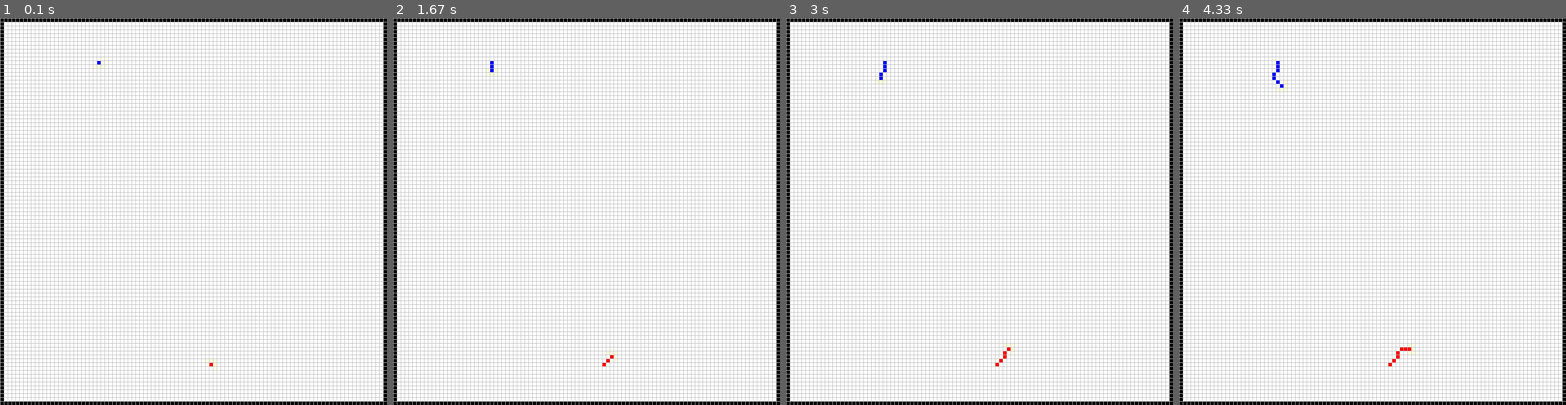
Above: before the commit, frames 1-4 (left to right).
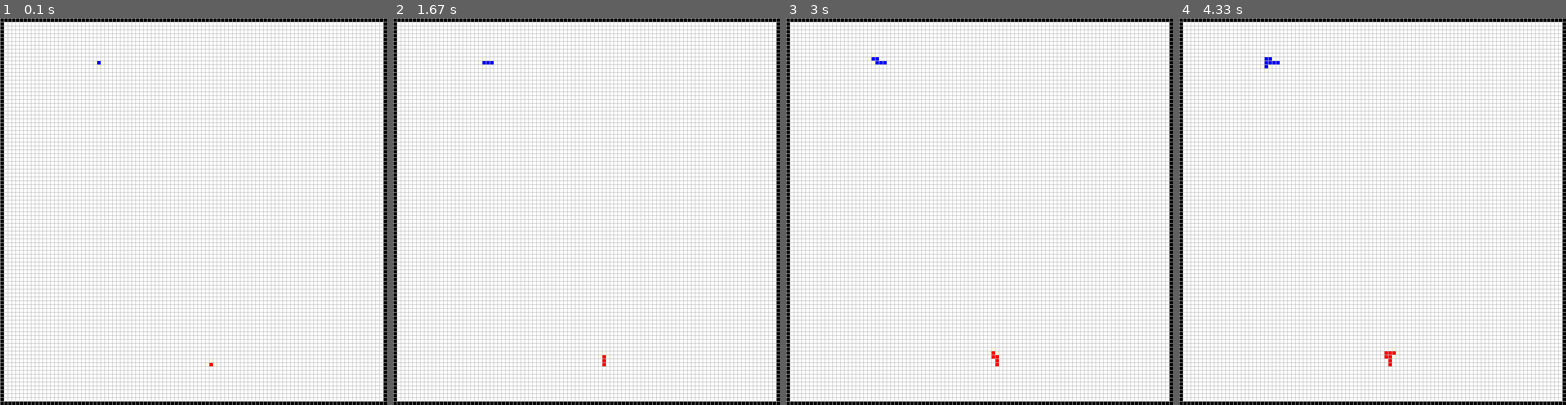
Above: after the commit, the same moments.

Repository: skulumani/tron
Game: pygame game, started from interface.py
The game is run twice, just before and just after one commit, with the same random seed, the same clock (stepped at 60 frames per second) and the same inputs.
Inputs:
- Up to frame 1 (0.1 s): no input
- Up to frame 2 (1.67 s): hold Right 0.33-0.8 s; hold Up 0.83-1.33 s; hold Right from 1.37 s (still down)
- Up to frame 3 (3 s): release Right at 2.1 s; hold Left 2.13-2.98 s
- Up to frame 4 (4.33 s): hold Left 3.02-3.93 s; hold Up from 3.97 s (still down)

The runs differ from the first frame. In frame 1, less than 0.1% of the frame differs, in the area x 24-56%, y 10-91%; in frame 2, 0.2%; in frame 3, 0.2%; in frame 4, 0.3%, in the area x 21-61%, y 10-89%.

Commit message:
Only make cardinal motion.
Correct unit tests

Diff:
--- a/dumb_agent.py
+++ b/dumb_agent.py
@@ -29,9 +29,9 @@
     """Go forward mostly but sometimes turn"""
     rand = np.random.rand()
     if rand < 0.2:
-        move = tron.Turn.LEFT_45
+        move = tron.Turn.LEFT_90
     elif rand > 0.8:
-        move = tron.Turn.RIGHT_45
+        move = tron.Turn.RIGHT_90
     else:
         move = tron.Turn.STRAIGHT
 
--- a/interface.py
+++ b/interface.py
@@ -144,9 +144,9 @@
                 if event.key in (pygame.K_ESCAPE, pygame.K_q):
                     self.running = False
                 elif event.key in (pygame.K_RIGHT,):
-                    action = tron.Turn.RIGHT_45
+                    action = tron.Turn.RIGHT_90
                 elif event.key in (pygame.K_LEFT,):
-                    action = tron.Turn.LEFT_45
+                    action = tron.Turn.LEFT_90
                 elif event.key in (pygame.K_UP,):
 
                     action = tron.Turn.STRAIGHT
--- a/test_tron.py
+++ b/test_tron.py
@@ -17,30 +17,12 @@
         y = np.random.randint(0, 50)
         orientation = tron.Orientation.N # north facing
         steps = [(0, -1), # W
-                 (-1, -1), # NW
+                 # (-1, -1), # NW
                  (-1, 0), #N
-                 (-1, 1), # NE
+                 # (-1, 1), # NE
                  (0, 1)] # E
 
-        for action, step in zip(list(tron.Turn), steps):
-            player = tron.Player(y, x, orientation)
-            player.act(action)
-            dy, dx = step
-            yd = y + dy
-            xd = x + dx
-            print("Start: ({}, {}) Act: {} End: ({}, {})".format(y, x, action.name,player.y, player.x))
-            np.testing.assert_equal([player.y, player.x], [yd, xd])
-
-    def test_north_east_motion(self):
-        x = np.random.randint(0, 50)
-        y = np.random.randint(0, 50)
-        orientation = tron.Orientation.NE
-        steps = [(-1, -1), # NW
-                 (-1, 0), # N
-                 (-1, 1), # NE
-                 (0, 1), # E
-                 (1, 1)] # SE
-
+        # import pdb; pdb.set_trace()
         for action, step in zip(list(tron.Turn), steps):
             player = tron.Player(y, x, orientation)
             player.act(action)
@@ -55,11 +37,11 @@
     def test_front_crash_false(self):
         for ii in range(100):
             x = np.random.randint(0,100)
-            y = np.random.randint(0, 100)
-            player1 = tron.Player(y,x, tron.Orientation.N)
+            y = np.random.randint(0,100)
+            player1 = tron.Player(y, x, tron.Orientation.N)
             player2 = tron.Player(y+np.random.randint(1,5),x+np.random.randint(1,5), tron.Orientation.N)
-            assert player1.front_crash(player2) is False
-            assert player2.front_crash(player1) is False
+            assert player1.front_crash(player2) is tron.Status.VALID
+            assert player2.front_crash(player1) is tron.Status.VALID
 
     def test_front_crash_true(self):
         for ii in range(100):
@@ -67,8 +49,8 @@
             y = np.random.randint(0, 100)
             player1 = tron.Player(y,x, tron.Orientation.N)
             player2 = tron.Player(y,x, tron.Orientation.N)
-            assert player1.front_crash(player2) is True
-            assert player2.front_crash(player1) is True
+            assert player1.front_crash(player2) is tron.Status.CRASH_INTO_OPPONENT
+            assert player2.front_crash(player1) is tron.Status.CRASH_INTO_OPPONENT
 
 class TestTron():
 
@@ -118,7 +100,8 @@
         game.reset()
 
         # move forward
-        obs, done, status = game.move(0)
+        obs, done, status = game.move(tron.Turn.STRAIGHT)
+
         assert np.sum(obs['board'][:,:,1]) == 2
         assert done is False
         assert status[0] is tron.Status.VALID
@@ -128,8 +111,8 @@
         game.reset()
 
         for ii in range(10):
-            x = np.random.randint(1,100)
-            y = np.random.randint(1,100)
+            x = np.random.randint(1,99)
+            y = np.random.randint(1,99)
             player = tron.Player(y,x,tron.Orientation.N)
 
             status = game._validate_wall(player)
@@ -165,7 +148,7 @@
             y = obs['positions'][0][0]
             player = tron.Player(y,x,tron.Orientation.N)
             status = game._validate_tail(player)
-            assert status is tron.Status.CRASH_INTO_TAIL
+            assert status > 0
 
     def test_validate_n_players(self):
         game = tron.Tron(size=50, num_players=4)
--- a/tron.py
+++ b/tron.py
@@ -22,9 +22,9 @@
 
 class Turn(enum.IntEnum):
     LEFT_90 = -2
-    LEFT_45 = -1
+    # LEFT_45 = -1
     STRAIGHT = 0
-    RIGHT_45 = 1
+    # RIGHT_45 = 1
     RIGHT_90 = 2
 
 # TODO add a mapping from (x,y) to numpy grid location
@@ -38,12 +38,13 @@
              (1, 0), # S
              (1, -1), # SW
              (0, -1), # W
-             (-1, -1)] # NW
-
-    NORTH_FACING = [7, 1, 0]
-    SOUTH_FACING = [3, 4, 5]
-    EAST_FACING = [1, 2, 3]
-    WEST_FACING = [5,6,7]
+             (-1, -1) # NW
+             ]
+
+    NORTH_FACING = [0]
+    SOUTH_FACING = [4]
+    EAST_FACING = [2]
+    WEST_FACING = [6]
 
     ORIENTATION = [NORTH_FACING,
                    EAST_FACING,
@@ -85,7 +86,7 @@
 
     @staticmethod
     def future_move(y, x, orientation, action):
-        orientation = Orientation((orientation + action) % 8)
+        orientation = Orientation((orientation + action) % len(Orientation))
         dy, dx = Player.STEPS[orientation]
 
         x += dx
@@ -195,7 +196,7 @@
         """Return representation of game
 
         Returns:
-            observation (dict): Dictionary
+            observation (dict): Current game state
                 - board (np.array): nD array representing game board m x n x p
                     m: y coordinate - positive down
                     n: x coordinate - positive right
@@ -213,11 +214,9 @@
         """Move all the players
 
         Args:
-            actions (List[int]): List of actions for each player
+            actions (List[int]): List of actions for each player - Turn enumeration
                 -2: large CCW turn
-                -1: small CCW turn
                  0: no turn - straight
-                 1: small CW turn
                  2: big CW turn
 
         Returns:
@@ -229,7 +228,6 @@
                 2: player crashed into another tail
         """
         done = False
-
         status = [Status.VALID for ii in range(self.num_players)]
 
         # players are valid - move them first
@@ -237,23 +235,29 @@
             if player.status == Status.VALID:
                 player.act(action)
 
-        # check each player against the walls
-        status = [status[idx] + self._validate_wall(p) for idx,p in enumerate(self.players)]
-
-        # check if players have crashed into others
-        for idx, (p, o) in enumerate(permutations(self.players, r=2)):
+        # check each player against the walls/tails
+        if self.num_players == 1:
+            status[0] = self._validate_wall(self.players[0])
+            status[0] = self._validate_tail(self.players[0]) if status[0] == Status.VALID else status[0]
+        else:
+            status = [Status(status[idx] + self._validate_wall(p)) for idx,p in enumerate(self.players)]
+            # check if players have crashed into others
             # TODO Need to check which o current p crashed into and save
-            if p.status == Status.VALID and status[idx//(self.num_players-1)] == Status.VALID:
-                status[idx//(self.num_players-1)] = self._validate_player(p, o)
+            for idx, (p, o) in enumerate(permutations(self.players, r=2)):
+                if p.status == Status.VALID and status[idx//(self.num_players-1)] == Status.VALID:
+                    status[idx//(self.num_players-1)] = self._validate_player(p, o)
 
         # update player status
         for s,p in zip(status, self.players):
             p.status = s
 
-        # TODO: done only when single player is remaining
+        # done only when single player is remaining - when not singleplayer
         status_array = np.array(status)
-        if  len(status_array[status_array == 0]) == 1:
+        if self.num_players == 1:
+            done = True if status_array > 0 else False
+        elif len(status_array[status_array == 0]) == 1 and self.num_players > 1:
             done = True
+
 
         if not done:
             self._update() # update game board
